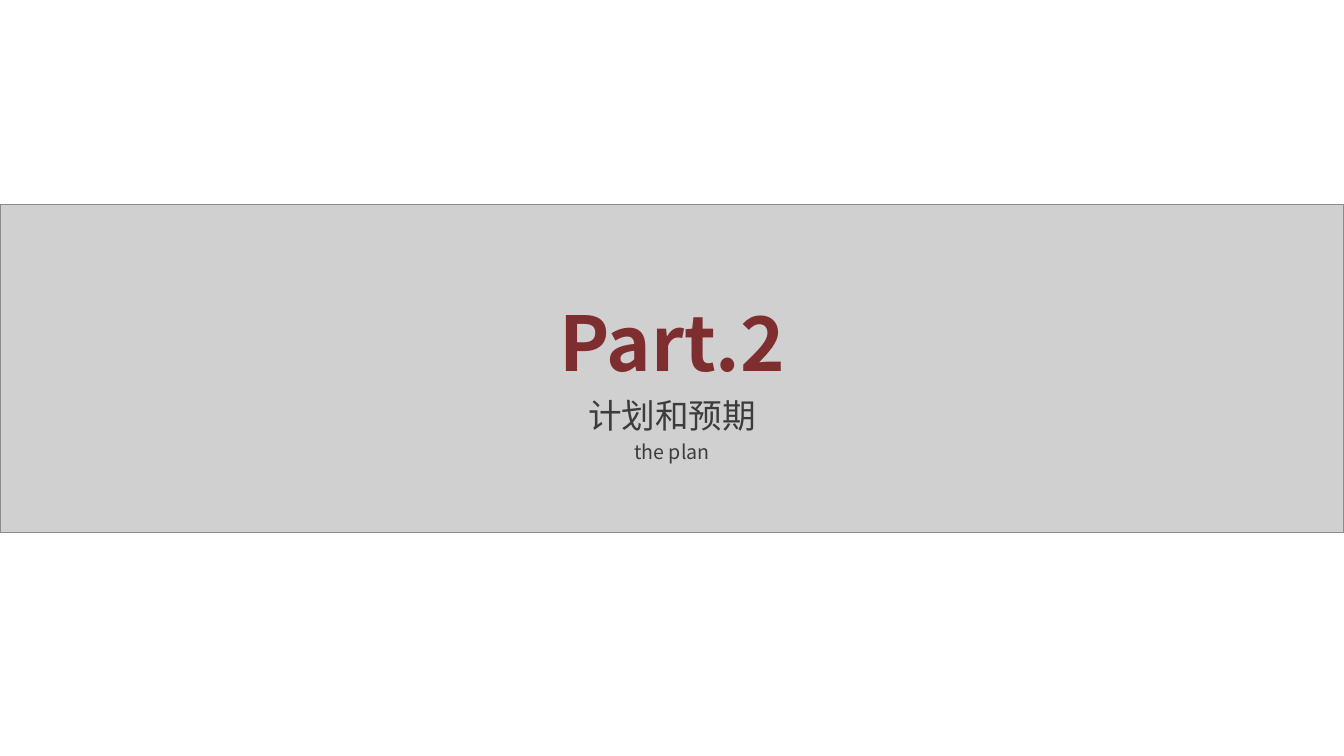
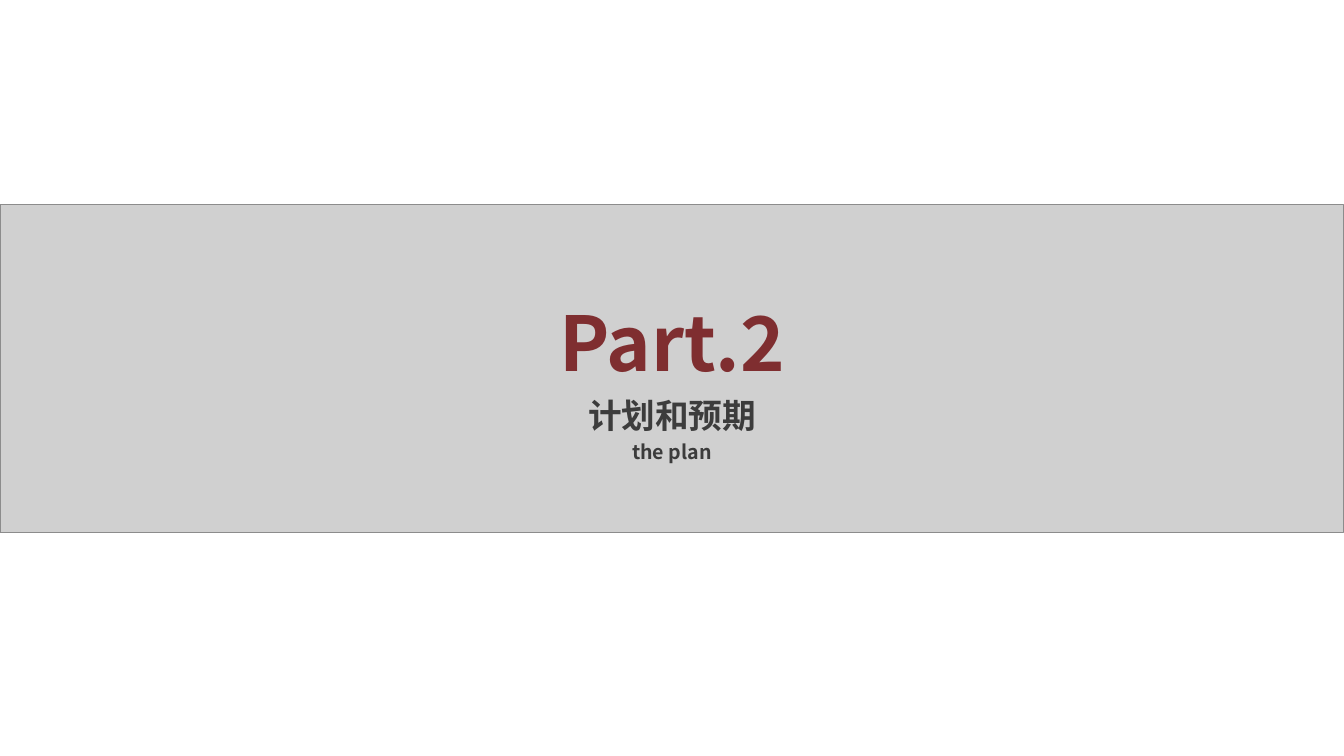
Before and after one commit to DEisreal/DEisreal.github.io, a slide deck: slide 5 of VSS CODE/5_卷积实现过程_3170406037_李易潼_3170406034_毛佳雁_3170406036_祝立群/PPT_3170406037_李易潼_3170406034_毛佳雁_3170406036_祝立群/PPT_3170406037_李易潼_3170406034_毛佳雁_3170406036_祝立群.pptx. Drawn at 1344x756 pixels with LibreOffice and Linux fonts; fonts in the diff are those of the drawing; grey boxes stand for pictures. Boxes give left, top, right and bottom in pixels: in the first picture for what was removed or moved away, otherwise in the second. Text is boxed around its words. In the diff, an @@ line names an element or a change of style, - is before the commit and + after.

```diff
--- a/VSS CODE/5_卷积实现过程_3170406037_李易潼_3170406034_毛佳雁_3170406036_祝立群/PPT_3170406037_李易潼_3170406034_毛佳雁_3170406036_祝立群/PPT_3170406037_李易潼_3170406034_毛佳雁_3170406036_祝立群.pptx
+++ b/VSS CODE/5_卷积实现过程_3170406037_李易潼_3170406034_毛佳雁_3170406036_祝立群/PPT_3170406037_李易潼_3170406034_毛佳雁_3170406036_祝立群/PPT_3170406037_李易潼_3170406034_毛佳雁_3170406036_祝立群.pptx
@@ text "计划和预期" at box(588, 399, 756, 463): bold on @@
```
Also in this commit, not shown: 11 other slides changed, 2 other files.
